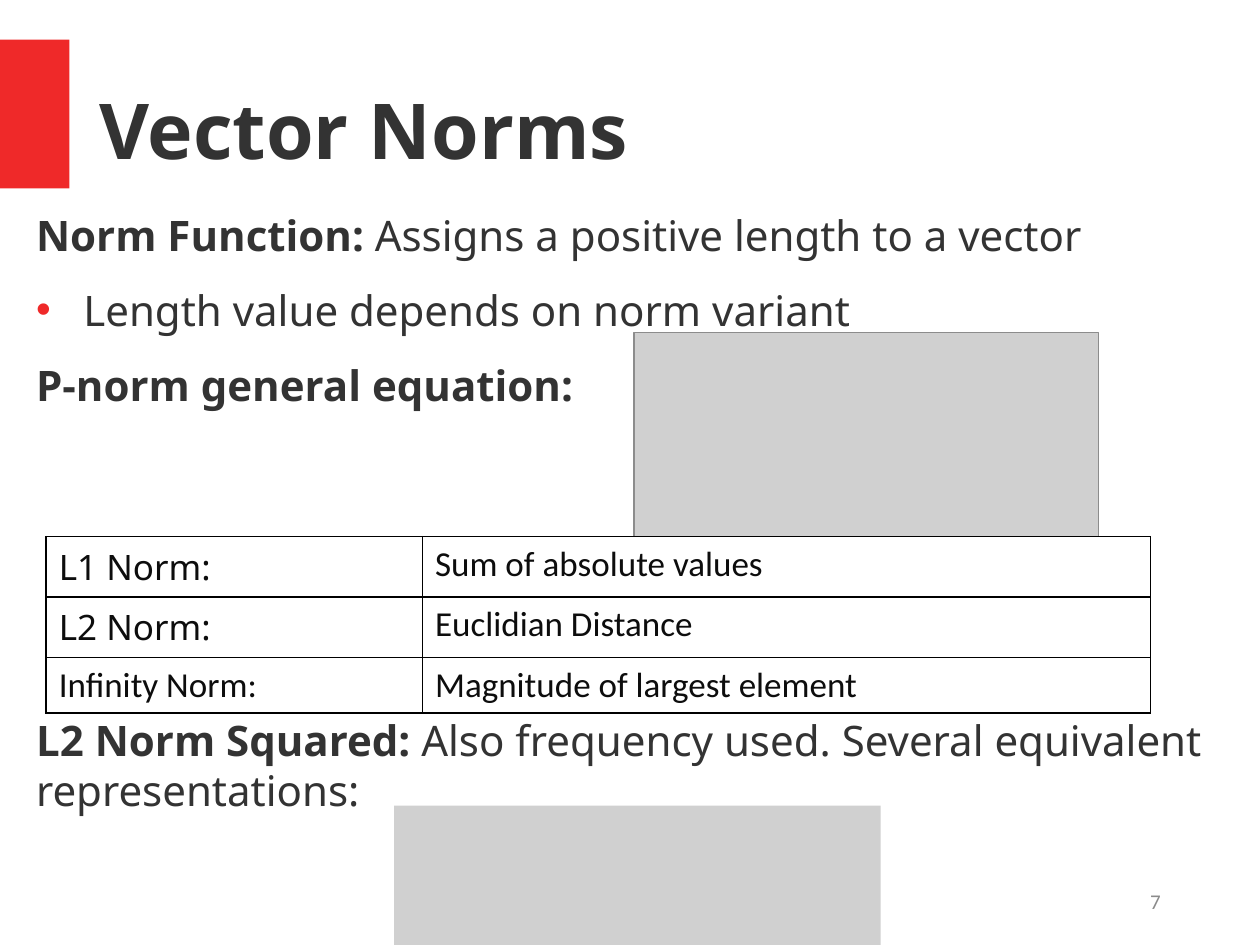
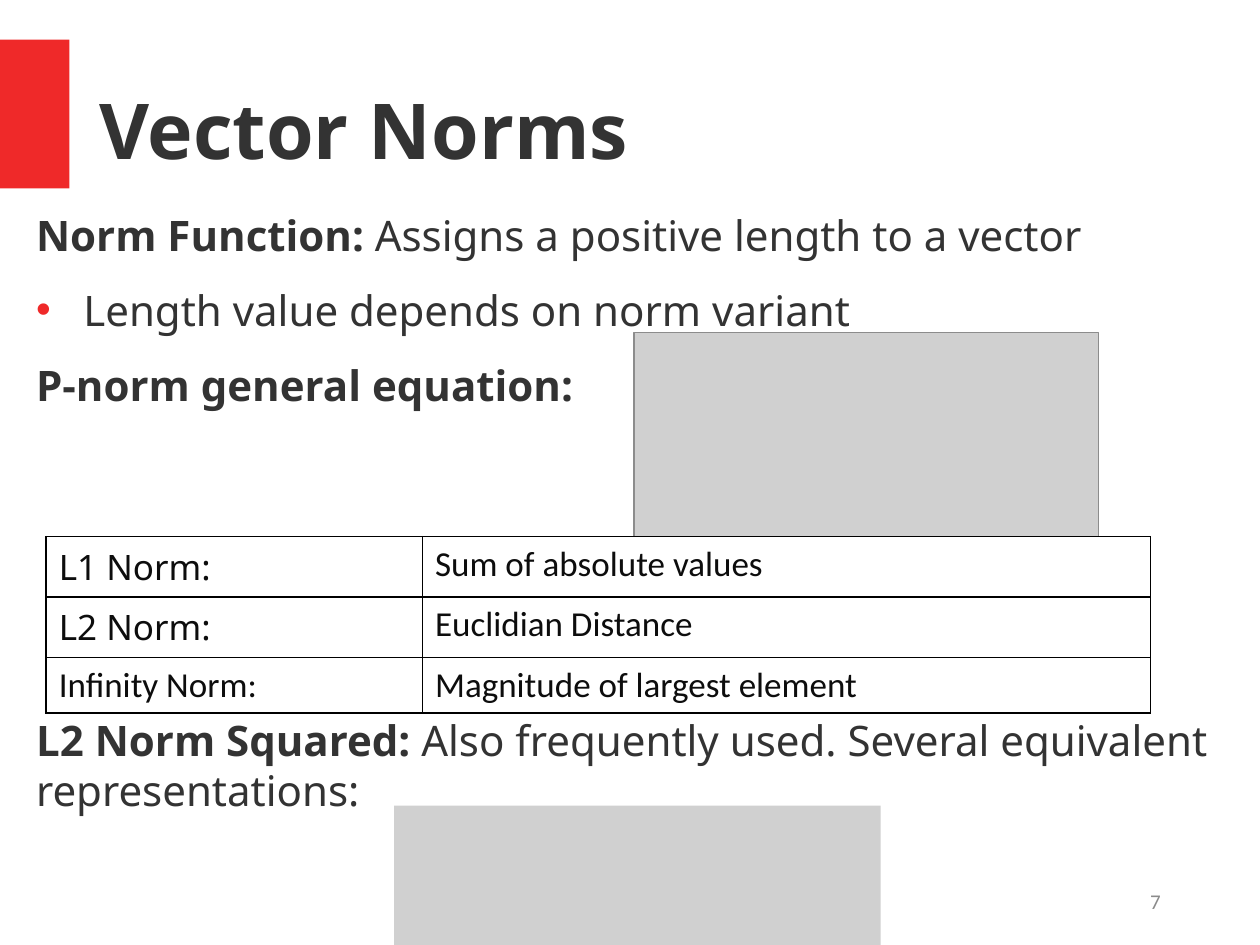
Before and after one commit to dmeger/COMP417_Fall2019, a slide deck: slide 7 of website/tutorials/LinearAlgebra_Tutorial.pptx. Drawn at 1260x945 pixels with LibreOffice and Linux fonts; fonts in the diff are those of the drawing; grey boxes stand for pictures. Boxes give left, top, right and bottom in pixels: in the first picture for what was removed or moved away, otherwise in the second. Text is boxed around its words. In the diff, an @@ line names an element or a change of style, - is before the commit and + after.

Commit message:
Fixed typo in linear algebra tutorial slides

```diff
--- a/website/tutorials/LinearAlgebra_Tutorial.pptx
+++ b/website/tutorials/LinearAlgebra_Tutorial.pptx
@@ text at (36,724,1207,816): text changed @@
-L2 Norm Squared: Also frequency used. Several equivalent representations:
+L2 Norm Squared: Also frequently used. Several equivalent representations:
```
Also in this commit, not shown: 1 other file.
